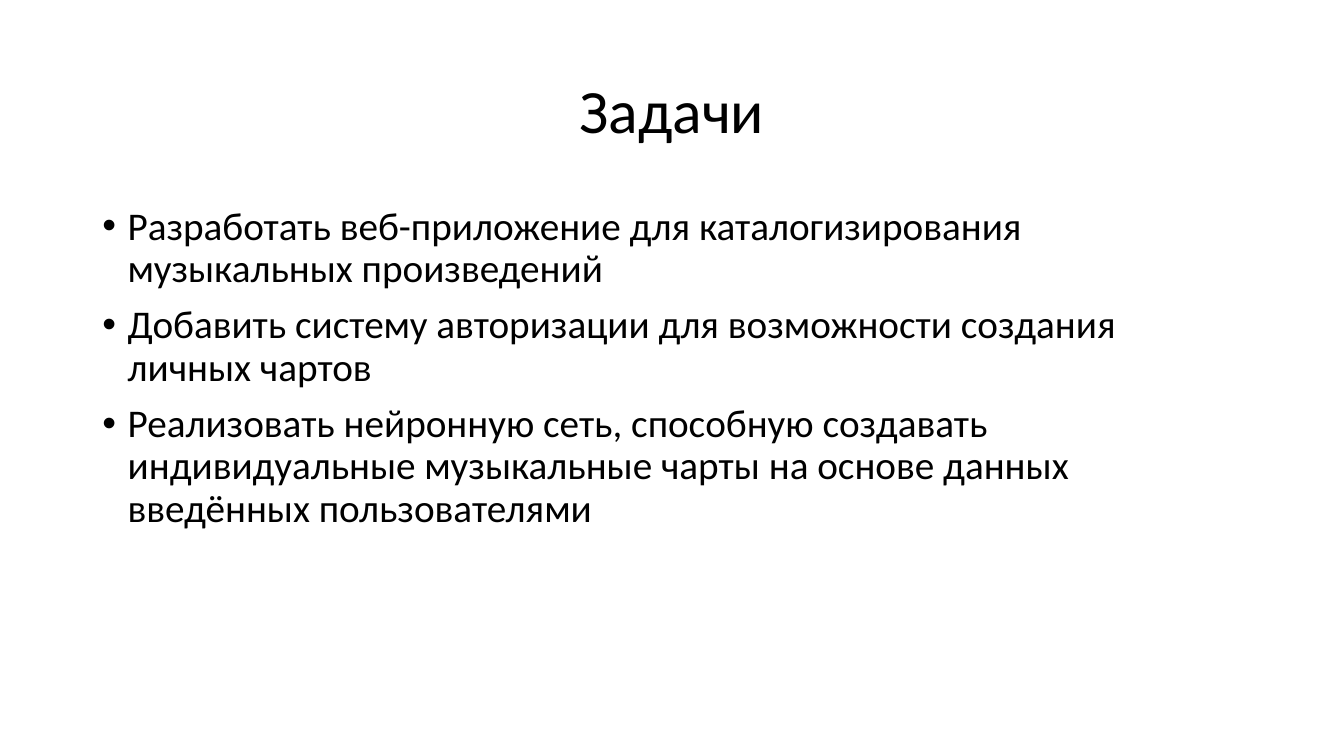
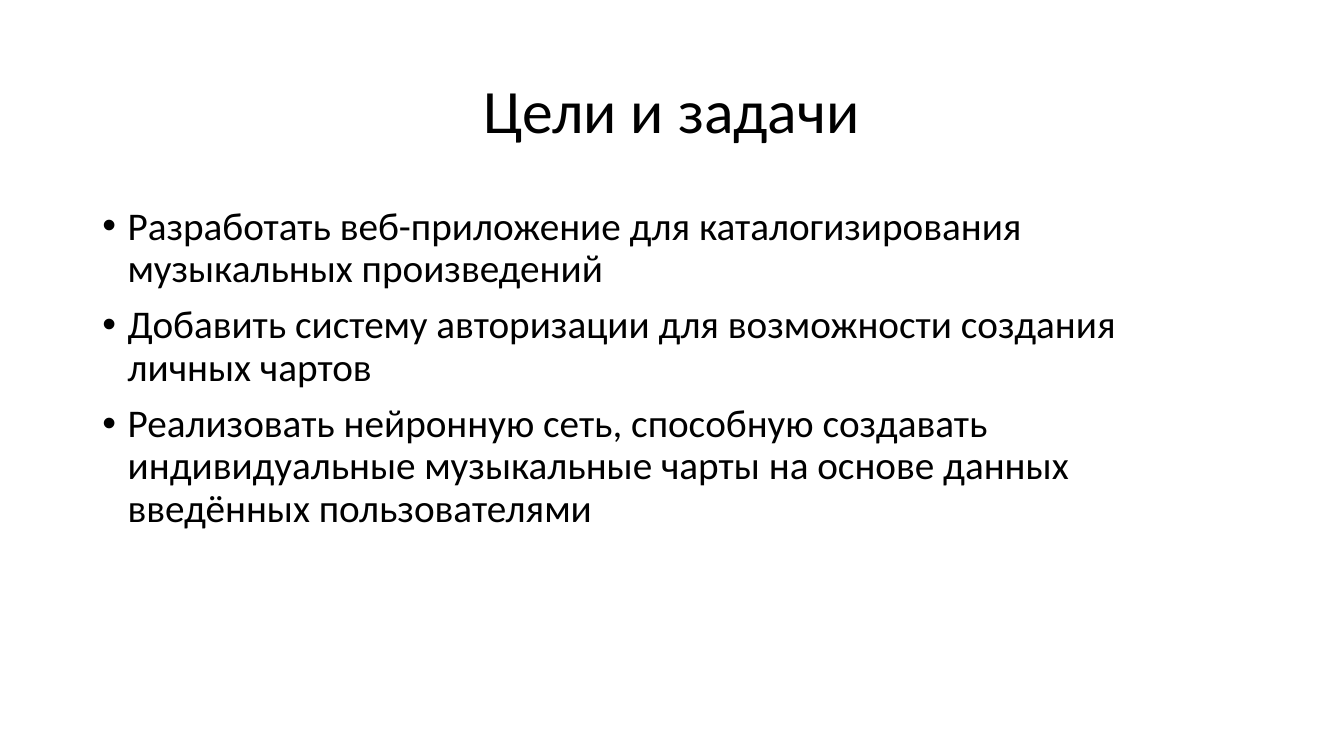
Before and after one commit to minald/Cataloguer, a slide deck: slide 2 of Presentation Minald.pptx (slide 3 before the commit). Drawn at 1344x756 pixels with LibreOffice and Linux fonts; fonts in the diff are those of the drawing. Boxes give left, top, right and bottom in pixels: in the first picture for what was removed or moved away, otherwise in the second. Text is boxed around its words. In the diff, an @@ line names an element or a change of style, - is before the commit and + after.

```diff
--- a/Presentation Minald.pptx
+++ b/Presentation Minald.pptx
@@ title at (x1=484, y1=93, x2=859, y2=143): text changed @@
-Задачи
+Цели и задачи
```
Also in this commit, not shown: 3 other slides changed, 5 slides added, 2 slides removed.
